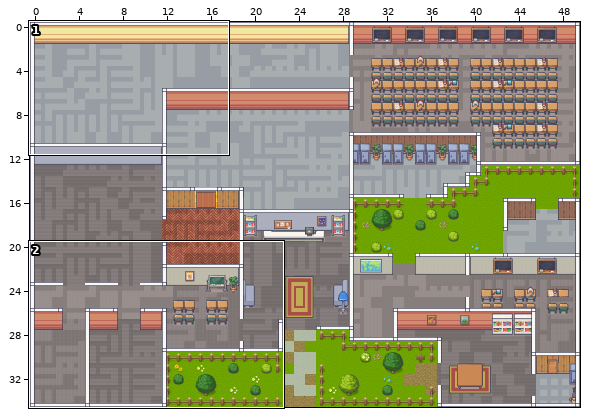
One commit to this Tiled map: Team 5 Game/assets/maps/ENG.tmx. Above, an overview of the earlier version with the close-up marked.
Close-up. Before the edit:
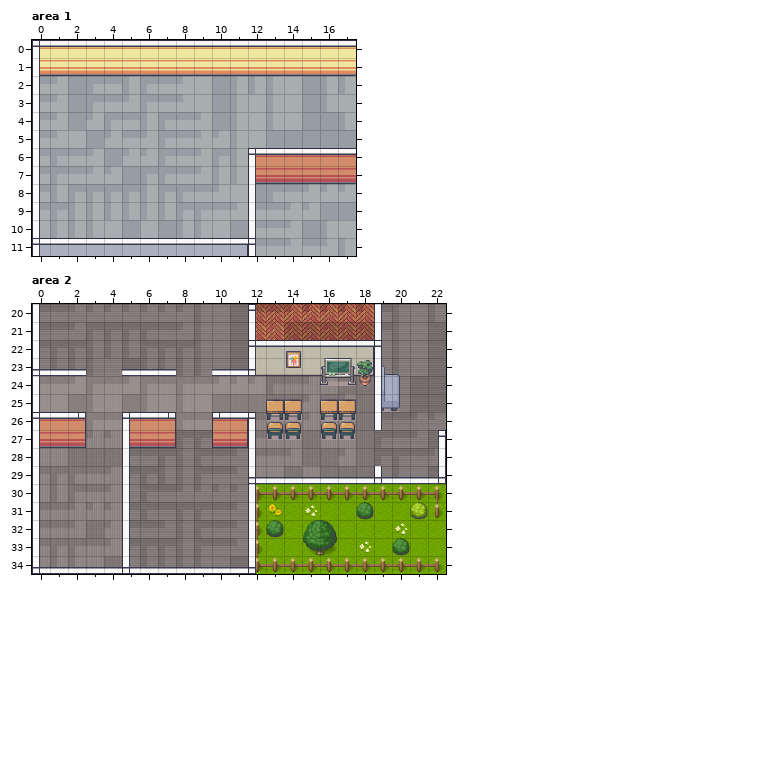
Cells are 32x32 px. Shown: area 1 x 0..17, y 0..11; area 2 x 0..22, y 20..34. The commit also changed other parts of the map, which this record leaves out.
Now the later version:
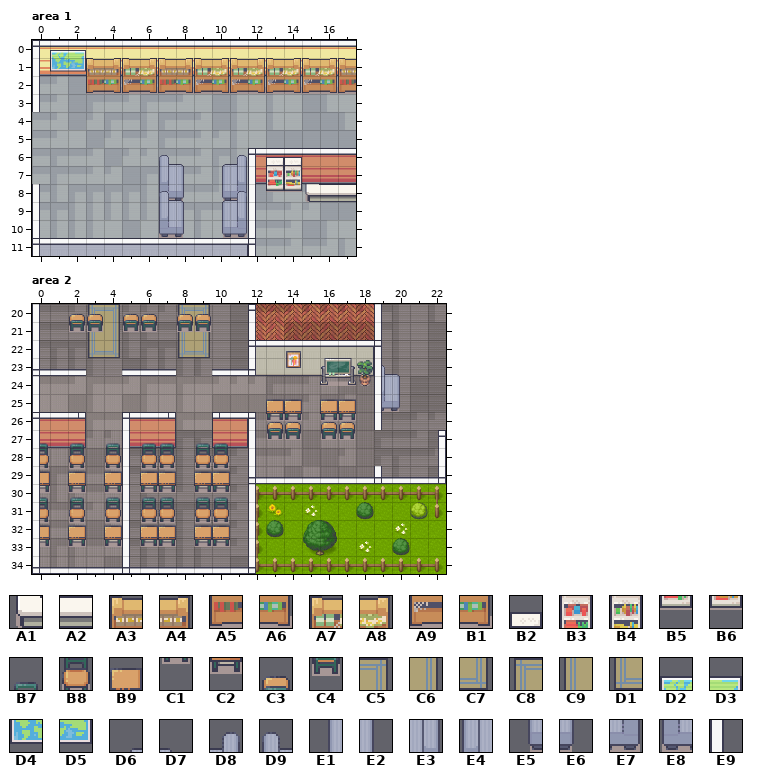
Key: from "Interiors_free_32x32": A1 128, A2 129, A3 229, A4 230, A5 245, A6 246, A7 261, A8 262, A9 277, B1 278, B2 290, B3 306, B4 307, B5 322, B6 323, B7 560, B8 576, B9 578, C1 592, C2 594, C3 609, C4 625, C5 675 turned 90, C6 676 turned 90, C7 677 turned 90, C8 691 turned 90, C9 692 turned 90, D1 693 turned 90, D2 1066, D3 1067, D4 1082, D5 1083, D6 1223, D7 1223 flipped left-right, D8 1224, D9 1224 flipped left-right, E1 1239, E2 1239 flipped left-right, E3 1240, E4 1240 flipped left-right, E5 1255, E6 1255 flipped left-right, E7 1256, E8 1256 flipped left-right; from "Room_Builder_free_32x32": E9 45 turned 180.
__ is an empty cell.
Edits made:
Layer "Walkable Objects", area 1:
There is now tile B2 in row 6 at x 13 to 14.
There is now tile B3 in row 7 at x 13.
There is now tile B4 in row 7 at x 14.
There is now tile B5 in row 8 at x 13.
There is now tile B6 in row 8 at x 14.
There is now tile D2 in row 0 at x 1.
There is now tile D3 in row 0 at x 2.
There is now tile D4 in row 1 at x 1.
There is now tile D5 in row 1 at x 2.
Layer "Non-walkable Objects 2", area 1:
There is now tile D6 in row 6 at x 10.
There is now tile D7 in row 6 at x 8.
There is now tile D8 in row 6 at x 11.
There is now tile D9 in row 6 at x 7.
There is now tile E1 in row 7 at x 10.
There is now tile E2 in row 7 at x 8; in row 9 at x 8.
There is now tile E3 in row 7 at x 11.
There is now tile E4 in row 7 at x 7; in row 9 at x 7.
There is now tile E5 in row 8 at x 10.
There is now tile E6 in row 8 at x 8; in row 10 at x 8.
There is now tile E7 in row 8 at x 11.
There is now tile E8 in row 8 at x 7; in row 10 at x 7.
Layer "Non-walkable Objects", area 1:
There is now tile A1 in row 8 at x 15.
There is now tile A2 in row 8 at x 16 to 17.
There is now tile A3 in row 1 at x 3, 7 and 17.
There is now tile A4 in row 1 at x 4 and 8.
There is now tile A5 in row 2 at x 3, 7 and 17.
There is now tile A6 in row 2 at x 4 and 8.
There is now tile A7 in row 1 at x 5, 9, 11, 13 and 15.
There is now tile A8 in row 1 at x 6, 10, 12, 14 and 16.
There is now tile A9 in row 2 at x 5, 9, 11, 13 and 15.
There is now tile B1 in row 2 at x 6, 10, 12, 14 and 16.
There is now tile D6 in row 8 at x 10.
There is now tile D7 in row 6 at x 8; in row 8 at x 8.
There is now tile D8 in row 8 at x 11.
There is now tile D9 in row 6 at x 7; in row 8 at x 7.
There is now tile E1 in row 9 at x 10.
There is now tile E2 in row 7 at x 8; in row 9 at x 8.
There is now tile E3 in row 9 at x 11.
There is now tile E4 in row 7 at x 7; in row 9 at x 7.
There is now tile E5 in row 10 at x 10.
There is now tile E6 in row 10 at x 8.
There is now tile E7 in row 10 at x 11.
There is now tile E8 in row 10 at x 7.
Layer "Edges", area 1:
The author cleared tile E9 in rows 4 to 7 at x 0.
Layer "Walkable Objects", area 2:
There is now tile C5 in row 20 at x 4 and 9.
There is now tile C6 in row 21 at x 4 and 9.
There is now tile C7 in row 22 at x 4 and 9.
There is now tile C8 in row 20 at x 3 and 8.
There is now tile C9 in row 21 at x 3 and 8.
There is now tile D1 in row 22 at x 3 and 8.
Layer "Non-walkable Objects 2", area 2:
There is now tile B7 in row 27 at x 0, 2, 4, 6 to 7 and 9 to 10; in row 30 at x 0, 2, 4, 6 to 7 and 9 to 10.
There is now tile B8 in row 28 at x 0, 2, 4, 6 to 7 and 9 to 10; in row 31 at x 0, 2, 4, 6 to 7 and 9 to 10.
There is now tile C1 in row 29 at x 0, 2, 4, 6 to 7 and 9 to 10; in row 32 at x 0, 2, 4, 6 to 7 and 9 to 10.
Layer "Non-walkable Objects", area 2:
There is now tile B9 in row 29 at x 0, 2, 4, 6 to 7 and 9 to 10; in row 32 at x 0, 2, 4, 6 to 7 and 9 to 10.
There is now tile C2 in row 30 at x 0, 2, 4, 6 to 7 and 9 to 10; in row 33 at x 0, 2, 4, 6 to 7 and 9 to 10.
There is now tile C3 in row 20 at x 2 to 3, 5 to 6 and 8 to 9.
There is now tile C4 in row 21 at x 2 to 3, 5 to 6 and 8 to 9.
